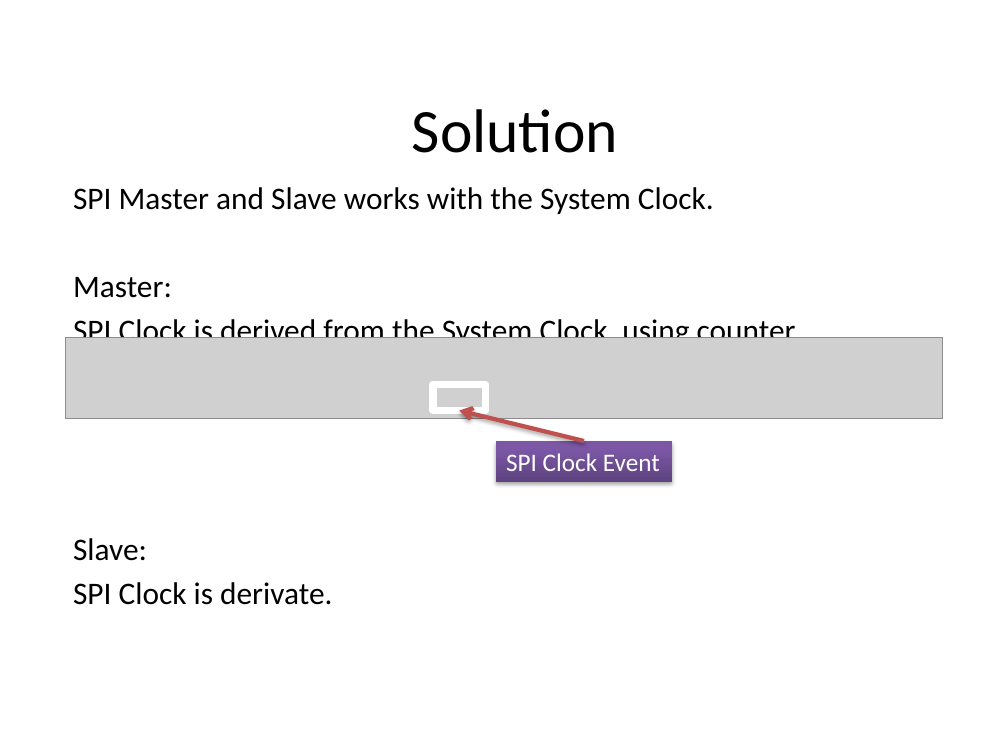
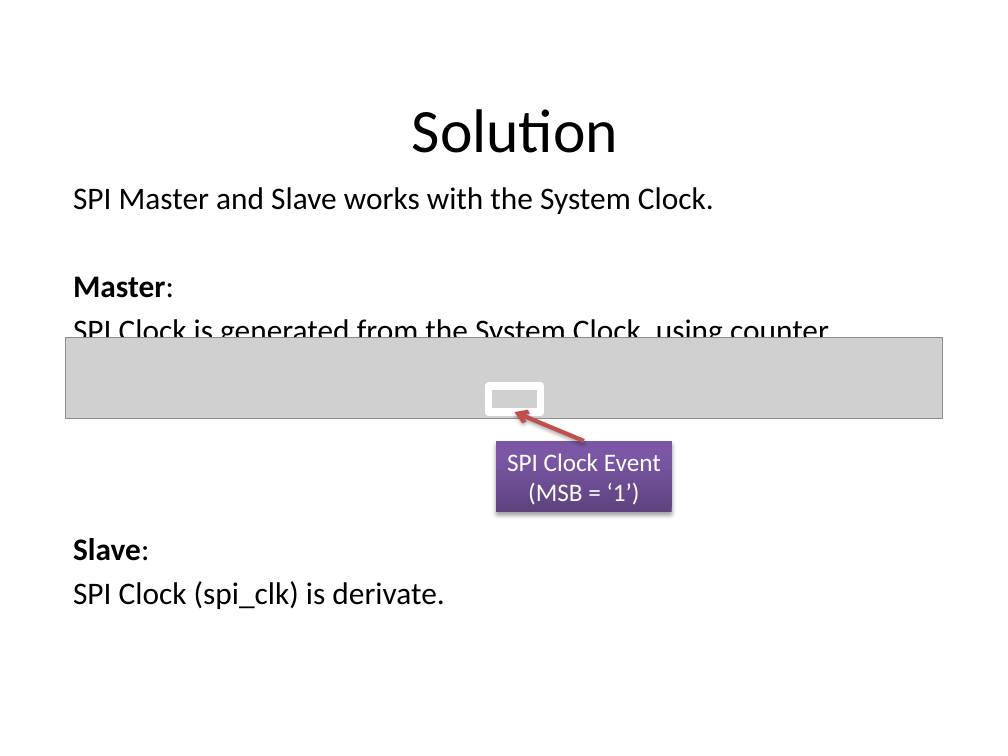
Before and after one commit to dengqingyong/vlsi-spi, a slide deck: slide 6 of Presentations/Mid_Presentation/spi_mid_presentation.pptx. Drawn at 1008x756 pixels with LibreOffice and Linux fonts; fonts in the diff are those of the drawing; grey boxes stand for pictures; background and template pictures are left out. Boxes give left, top, right and bottom in pixels: in the first picture for what was removed or moved away, otherwise in the second. Text is boxed around its words. In the diff, an @@ line names an element or a change of style, - is before the commit and + after.

Commit message:
1. SPI Mid Presentation update (Final Version) 2. WBS_SPI - Added support in Write to SPI Master's Registers 3. SPI Master - Added BUSY bit

```diff
--- a/Presentations/Mid_Presentation/spi_mid_presentation.pptx
+++ b/Presentations/Mid_Presentation/spi_mid_presentation.pptx
@@ subtitle at <box>73,276,174,561</box>: bold on in "Master:", "Slave:" @@
@@ subtitle at <box>73,314,834,348</box>: text changed @@
-SPI Clock is derived from the System Clock, using counter.
+SPI Clock is generated from the System Clock, using counter.
@@ rectangle: place and size @@
-rectangle at <box>433,384,486,410</box>
+rectangle at <box>488,386,540,412</box>
@@ arrow moved from (584, 442) - (460, 410) to (584, 442) - (514, 412) @@
@@ rectangle "SPI Clock Event": place and size @@
-rectangle "SPI Clock Event" at <box>496,442,671,482</box>
+rectangle "SPI Clock Event" at <box>496,442,671,513</box>
@@ text in rectangle at <box>507,453,661,471</box>: alignment right to centre @@
@@ text in rectangle at <box>528,483,640,504</box>: paragraph added @@
+(MSB = ‘1’)
@@ subtitle at <box>73,581,444,609</box>: text changed @@
-SPI Clock is derivate.
+SPI Clock (spi_clk) is derivate.
```
Also in this commit, not shown: 4 other slides changed, 4 slides added, 2 other files.
